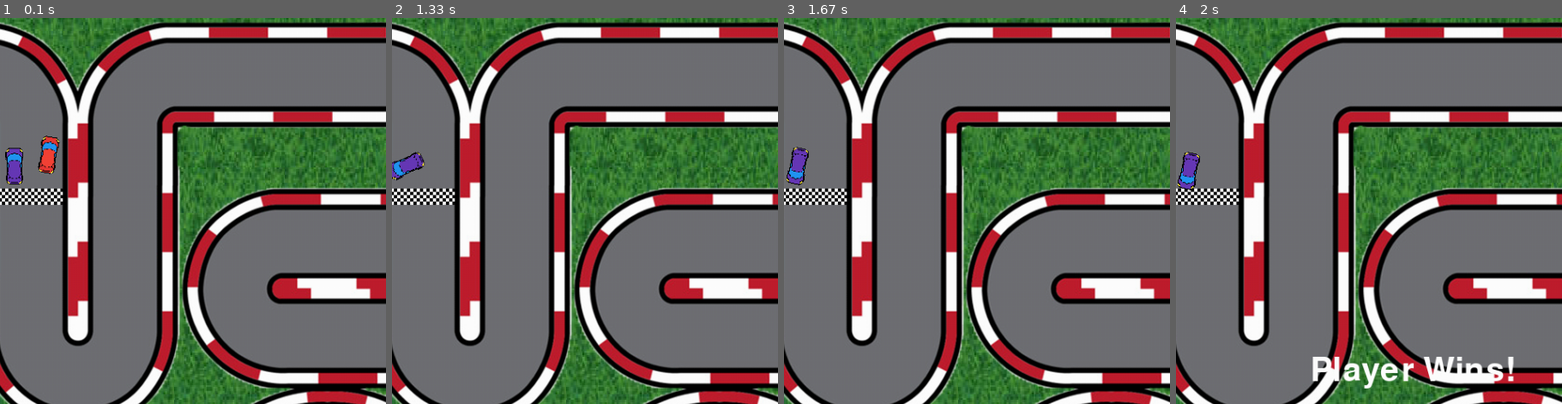
Above: before the commit, frames 1-4 (left to right).
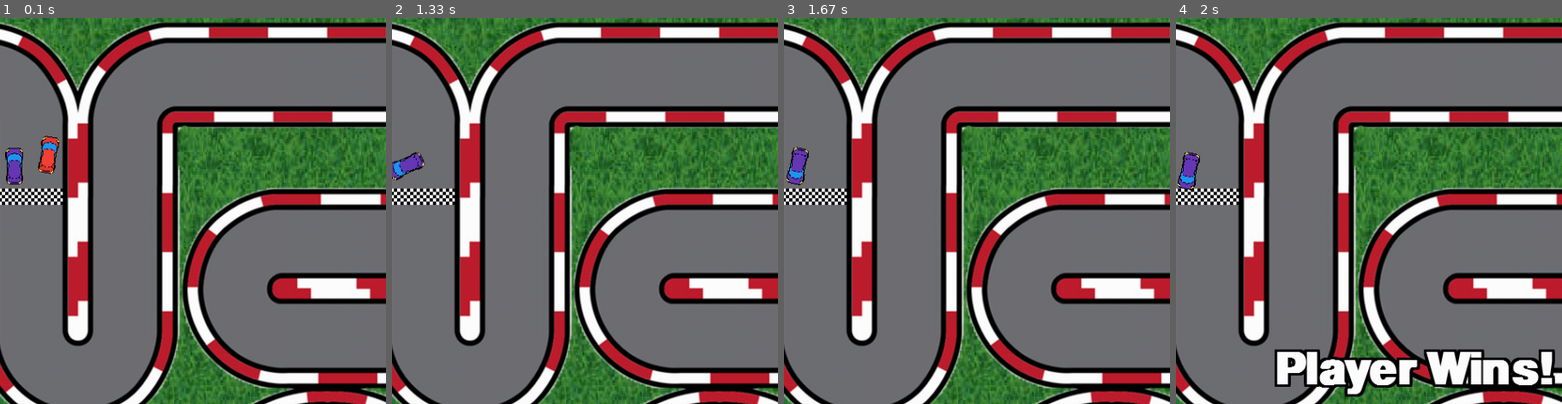
Above: after the commit, the same moments.

Repository: AmirmasoudCS/Pygame-Course
Game: pygame game, started from project_04/main.py
The game is run twice, just before and just after one commit, with the same random seed, the same clock (stepped at 60 frames per second) and the same inputs.
Inputs:
- Up to frame 1 (0.1 s): no input
- Up to frame 2 (1.33 s): hold A 0.33-0.87 s; hold A from 1.23 s (still down)
- Up to frame 3 (1.67 s): release A at 1.63 s
- Up to frame 4 (2 s): hold W from 1.67 s (still down)
The pictures show only the part of the screen within x 19-69%, y 4-54%; the shares and areas given below are measured in that part.

Frames 1-3 are identical in both runs. In frame 4, 4.8% of the frame differs, in the area x 25-99%, y 85-99%.

Commit message:
Making the finish text more visible

Diff:
--- a/project_04/main.py
+++ b/project_04/main.py
@@ -233,15 +233,37 @@
     computer_car.draw(window)
 
     if race_finished:
-        font = pygame.font.Font(None, 60)
+        font = pygame.font.Font(None, 80)
+        font.set_bold(True)
+
         text = font.render(
             f"{winner} Wins!",
             True,
             (255, 255, 255)
         )
+
         text_rect = text.get_rect(
             center=(WIDTH // 2, HEIGHT // 2)
         )
+
+        # Draw black outline
+        outline_size = 3
+
+        for dx in range(-outline_size, outline_size + 1):
+            for dy in range(-outline_size, outline_size + 1):
+                outline_rect = text_rect.copy()
+                outline_rect.x += dx
+                outline_rect.y += dy
+                window.blit(
+                    font.render(
+                        f"{winner} Wins!",
+                        True,
+                        (0, 0, 0)
+                    ),
+                    outline_rect
+                )
+
+        # Draw main text
         window.blit(text, text_rect)
 
     if DEV_MODE:
